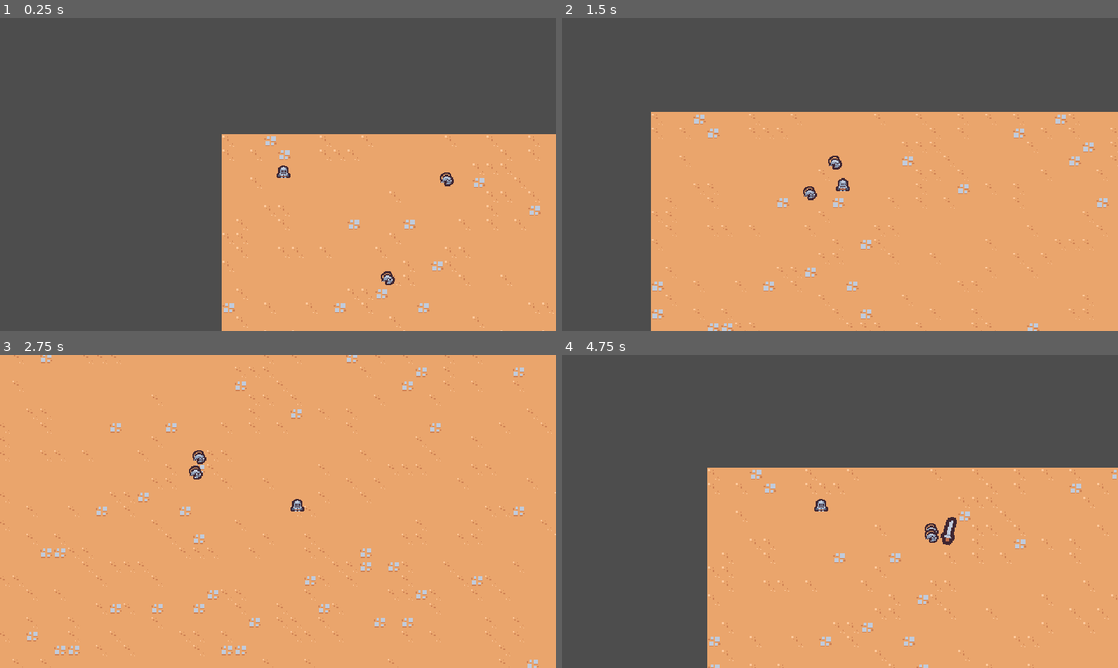
Above: before the commit, frames 1-4 (two rows, left to right).
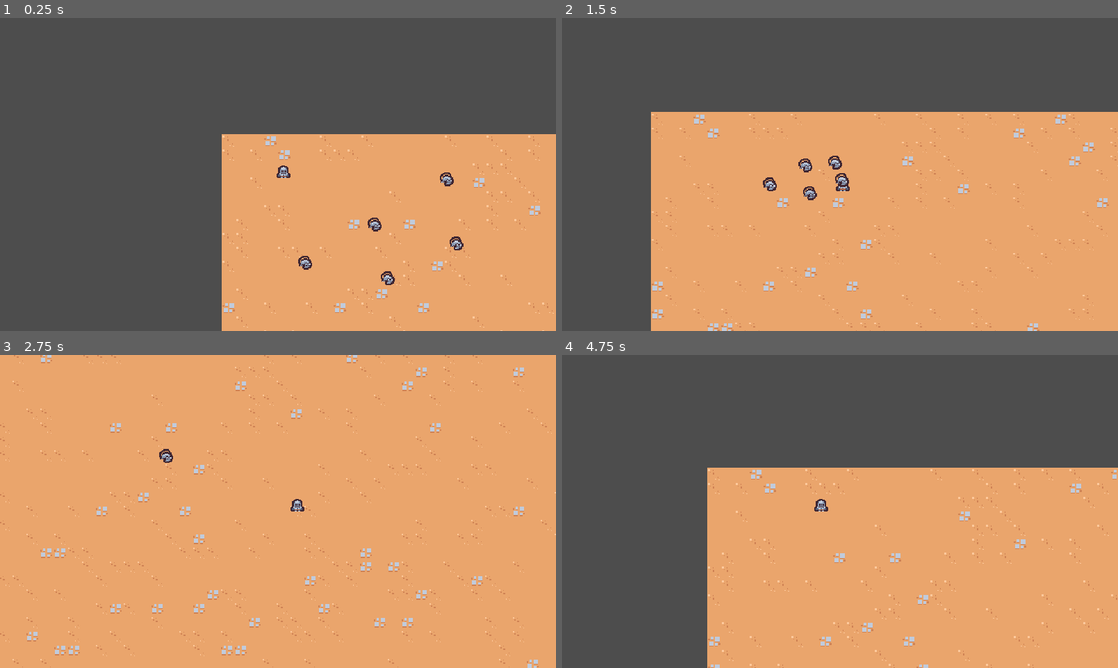
Above: after the commit, the same moments.

Repository: Yrainyw/2D-Survivors
Game: Godot game, scene res://Scenes/Main/Main.tscn
Same seed, same stepped clock (60 frames per second), same inputs: the game is played once before the commit and once after it.
Inputs:
- Up to frame 1 (0.25 s): no input
- Up to frame 2 (1.5 s): hold D (move_right) 0.53-1.28 s; hold S (move_down) from 1.28 s (still down)
- Up to frame 3 (2.75 s): release S (move_down) at 2.03 s; hold D (move_right) from 2.03 s (still down)
- Up to frame 4 (4.75 s): release D (move_right) at 2.78 s; hold W (move_up) 2.78-3.53 s; hold A (move_left) from 3.53 s (still down)

The runs differ from the first frame. In frame 1, 0.2% of the frame differs, in the area x 53-84%, y 63-81%; in frame 2, 0.2%; in frame 3, 0.2%; in frame 4, 0.3%, in the area x 65-71%, y 51-61%.

Commit message:
Destroying Enemies

Diff:
--- a/Scenes/Ability/SwordAbility/sword_ability.tscn
+++ b/Scenes/Ability/SwordAbility/sword_ability.tscn
@@ -16,7 +16,7 @@
 "times": PackedFloat32Array(0, 0.2, 0.4, 0.75),
 "transitions": PackedFloat32Array(1, 1, 1.6245, 1),
 "update": 0,
-"values": [0.0, -0.174533, 3.14159, 3.48787e-16]
+"values": [3.48787e-16, -0.261799, 3.14159, 3.48787e-16]
 }
 tracks/1/type = "value"
 tracks/1/imported = false
@@ -25,10 +25,10 @@
 tracks/1/interp = 2
 tracks/1/loop_wrap = true
 tracks/1/keys = {
-"times": PackedFloat32Array(0, 0.0001, 0.1, 0.2, 0.35, 0.5, 0.75),
-"transitions": PackedFloat32Array(1, 1, 1, 1, 1, 5.65685, 1),
+"times": PackedFloat32Array(0, 0.1, 0.2, 0.35, 0.5, 0.75),
+"transitions": PackedFloat32Array(1, 1, 1, 1, 5.65685, 1),
 "update": 0,
-"values": [Vector2(1, 1), Vector2(1, 1), Vector2(1.25, 1.25), Vector2(2, 2), Vector2(1.6, 1.6), Vector2(1, 1), Vector2(2.08165e-12, 2.08165e-12)]
+"values": [Vector2(2.08165e-12, 2.08165e-12), Vector2(1.25, 1.25), Vector2(2, 2), Vector2(1.25, 1.25), Vector2(1, 1), Vector2(2.08165e-12, 2.08165e-12)]
 }
 tracks/2/type = "method"
 tracks/2/imported = false
@@ -43,6 +43,18 @@
 "args": [],
 "method": &"queue_free"
 }]
+}
+tracks/3/type = "value"
+tracks/3/imported = false
+tracks/3/enabled = true
+tracks/3/path = NodePath("Area2D/CollisionShape2D:disabled")
+tracks/3/interp = 2
+tracks/3/loop_wrap = true
+tracks/3/keys = {
+"times": PackedFloat32Array(0, 0.2, 0.4),
+"transitions": PackedFloat32Array(1, 1, 1),
+"update": 1,
+"values": [true, false, true]
 }
 
 [sub_resource type="Animation" id="Animation_kdgw1"]
@@ -71,12 +83,27 @@
 "update": 0,
 "values": [Vector2(1, 1)]
 }
+tracks/2/type = "value"
+tracks/2/imported = false
+tracks/2/enabled = true
+tracks/2/path = NodePath("Area2D/CollisionShape2D:disabled")
+tracks/2/interp = 1
+tracks/2/loop_wrap = true
+tracks/2/keys = {
+"times": PackedFloat32Array(0),
+"transitions": PackedFloat32Array(1),
+"update": 1,
+"values": [true]
+}
 
 [sub_resource type="AnimationLibrary" id="AnimationLibrary_3bhpi"]
 _data = {
 "RESET": SubResource("Animation_kdgw1"),
 "swing": SubResource("Animation_cjp8j")
 }
+
+[sub_resource type="RectangleShape2D" id="RectangleShape2D_ii0km"]
+size = Vector2(26, 36)
 
 [node name="SwordAbility" type="Node2D"]
 
@@ -89,3 +116,12 @@
 [node name="Sprite2D" type="Sprite2D" parent="."]
 texture = ExtResource("1_jp3hv")
 offset = Vector2(2.08165e-12, -4)
+
+[node name="Area2D" type="Area2D" parent="."]
+collision_layer = 4
+collision_mask = 0
+
+[node name="CollisionShape2D" type="CollisionShape2D" parent="Area2D"]
+position = Vector2(13, -2)
+shape = SubResource("RectangleShape2D_ii0km")
+disabled = true
--- a/Scenes/Ability/SwordAbilityController/sword_ability_controller.gd
+++ b/Scenes/Ability/SwordAbilityController/sword_ability_controller.gd
@@ -33,3 +33,7 @@
 	var sword_instance = sword_ability.instantiate() as Node2D
 	player.get_parent().add_child(sword_instance)
 	sword_instance.global_position = enemies[0].global_position
+	sword_instance.global_position += Vector2.RIGHT.rotated(randf_range(0, TAU)) * 4
+
+	var enemy_direction = enemies[0].global_position - sword_instance.global_position
+	sword_instance.rotation = enemy_direction.angle()
--- a/Scenes/Enemy/basic_enemy.gd
+++ b/Scenes/Enemy/basic_enemy.gd
@@ -5,7 +5,7 @@
 
 # Called when the node enters the scene tree for the first time.
 func _ready():
-	pass # Replace with function body.
+	$Area2D.area_entered.connect(on_area_entered)
 
 
 # Called every frame. 'delta' is the elapsed time since the previous frame.
@@ -21,3 +21,7 @@
 	if player_node != null:
 		return (player_node.global_position - global_position).normalized()
 	return Vector2.ZERO
+
+
+func on_area_entered(_other_area: Area2D):
+	queue_free()
--- a/Scenes/Enemy/basic_enemy.tscn
+++ b/Scenes/Enemy/basic_enemy.tscn
@@ -1,7 +1,10 @@
-[gd_scene load_steps=4 format=3 uid="uid://da8d2a2d53s7u"]
+[gd_scene load_steps=5 format=3 uid="uid://da8d2a2d53s7u"]
 
 [ext_resource type="Script" path="res://Scenes/Enemy/basic_enemy.gd" id="1_jn1uh"]
 [ext_resource type="Texture2D" uid="uid://c3sjorifdgyy8" path="res://Scenes/Enemy/rat_grey.png" id="2_y15rp"]
+
+[sub_resource type="CircleShape2D" id="CircleShape2D_747od"]
+radius = 12.0
 
 [sub_resource type="CircleShape2D" id="CircleShape2D_307p0"]
 radius = 5.0
@@ -10,10 +13,19 @@
 collision_layer = 0
 script = ExtResource("1_jn1uh")
 
+[node name="Area2D" type="Area2D" parent="."]
+collision_layer = 0
+collision_mask = 4
+
+[node name="CollisionShape2D" type="CollisionShape2D" parent="Area2D"]
+position = Vector2(0, -5)
+shape = SubResource("CircleShape2D_747od")
+
 [node name="Sprite2D" type="Sprite2D" parent="."]
 position = Vector2(0, -4)
 texture = ExtResource("2_y15rp")
 
 [node name="CollisionShape2D" type="CollisionShape2D" parent="."]
+visible = false
 position = Vector2(0, -5)
 shape = SubResource("CircleShape2D_307p0")
--- a/Scenes/Main/Main.tscn
+++ b/Scenes/Main/Main.tscn
@@ -22,3 +22,12 @@
 
 [node name="BasicEnemy2" parent="." instance=ExtResource("4_87kl7")]
 position = Vector2(205, 183)
+
+[node name="BasicEnemy3" parent="." instance=ExtResource("4_87kl7")]
+position = Vector2(193, 117)
+
+[node name="BasicEnemy4" parent="." instance=ExtResource("4_87kl7")]
+position = Vector2(101, 170)
+
+[node name="BasicEnemy5" parent="." instance=ExtResource("4_87kl7")]
+position = Vector2(288, 137)
--- a/project.godot
+++ b/project.godot
@@ -46,6 +46,12 @@
 ]
 }
 
+[layer_names]
+
+2d_physics/layer_1="Terrain"
+2d_physics/layer_2="Player"
+2d_physics/layer_3="Enemy"
+
 [rendering]
 
 textures/canvas_textures/default_texture_filter=0
Not shown: 1 places in Scenes/Ability/SwordAbility/sword_ability.tscn that only renumber resources
